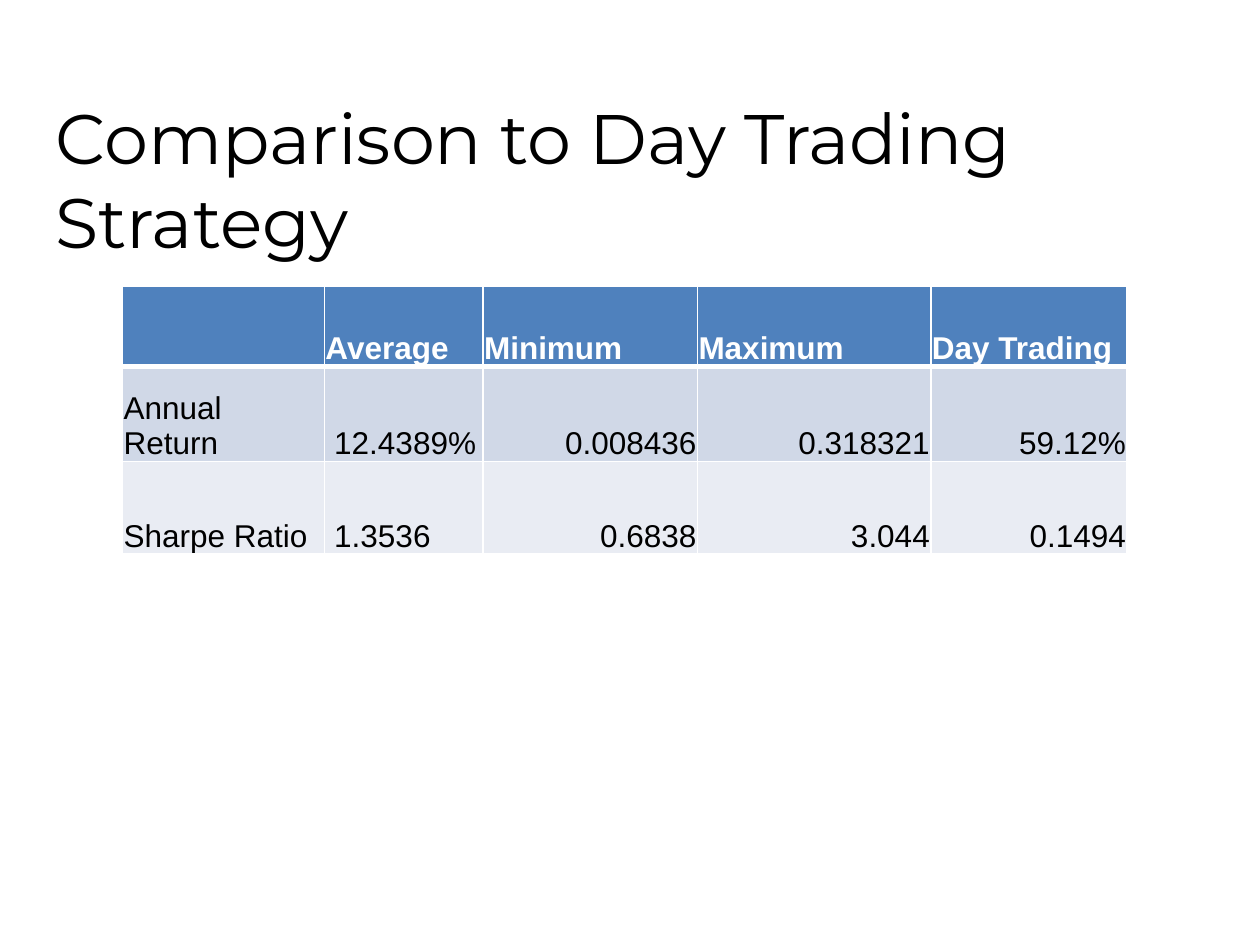
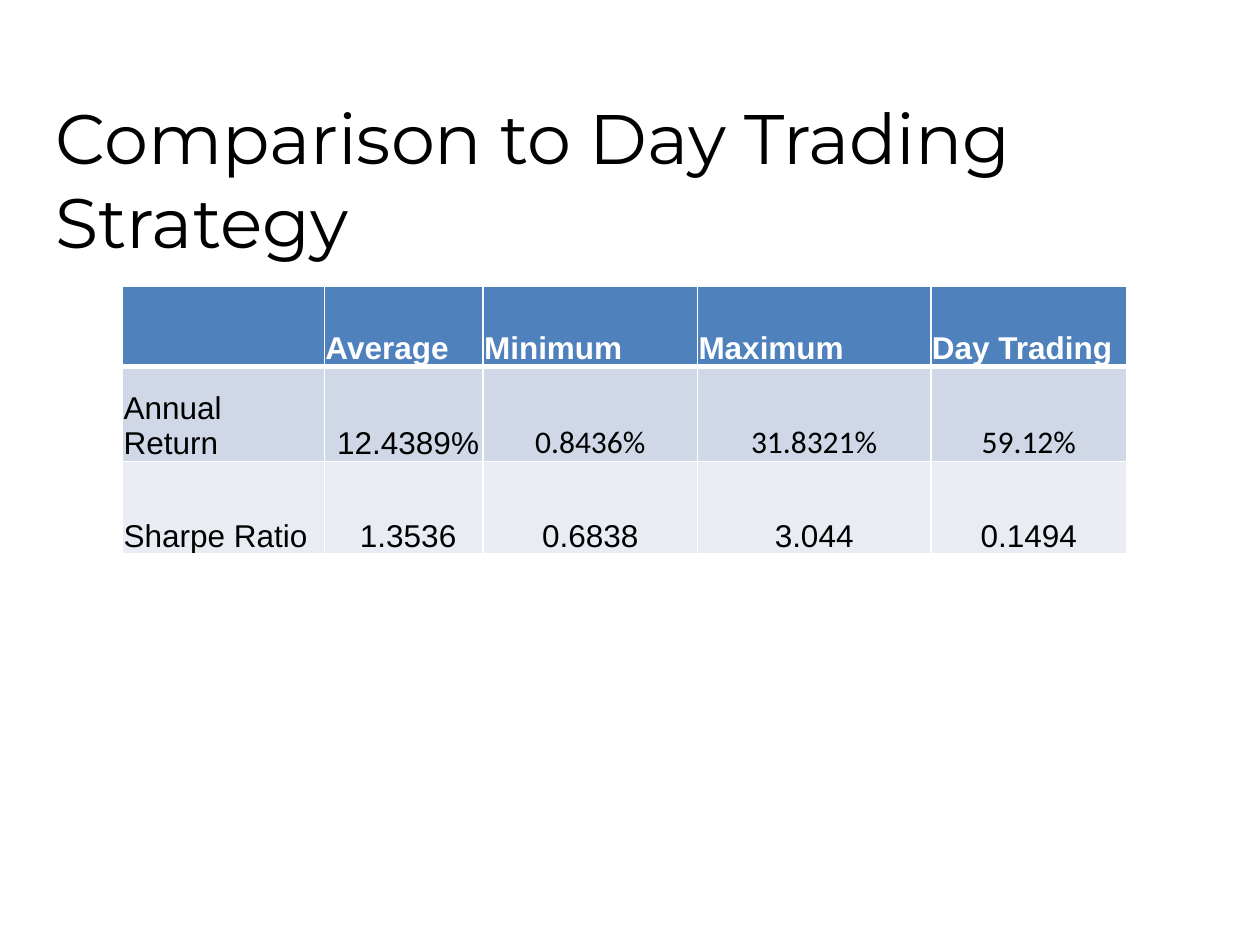
Before and after one commit to fhh23/Evolving-Stock-Market-Indicators-Using-Multi-Objective-Genetic-Algorithms, a slide deck: slide 24 of CSE848_Hormasji_Reiff_ProjectPresentation.pptx. Drawn at 1260x945 pixels with LibreOffice and Linux fonts; fonts in the diff are those of the drawing; background and template pictures are left out. Boxes give left, top, right and bottom in pixels: in the first picture for what was removed or moved away, otherwise in the second. Text is boxed around its words. In the diff, an @@ line names an element or a change of style, - is before the commit and + after.

```diff
--- a/CSE848_Hormasji_Reiff_ProjectPresentation.pptx
+++ b/CSE848_Hormasji_Reiff_ProjectPresentation.pptx
@@ table at (122,286,1126,557) @@
-row 2, column 3: 0.008436
+row 2, column 3: 0.8436%
-row 2, column 4: 0.318321
+row 2, column 4: 31.8321%
@@ font Arial to Calibri in "59.12%" @@
@@ alignment left to centre @@
@@ alignment right to centre @@
```
Also in this commit, not shown: 6 other slides changed.
